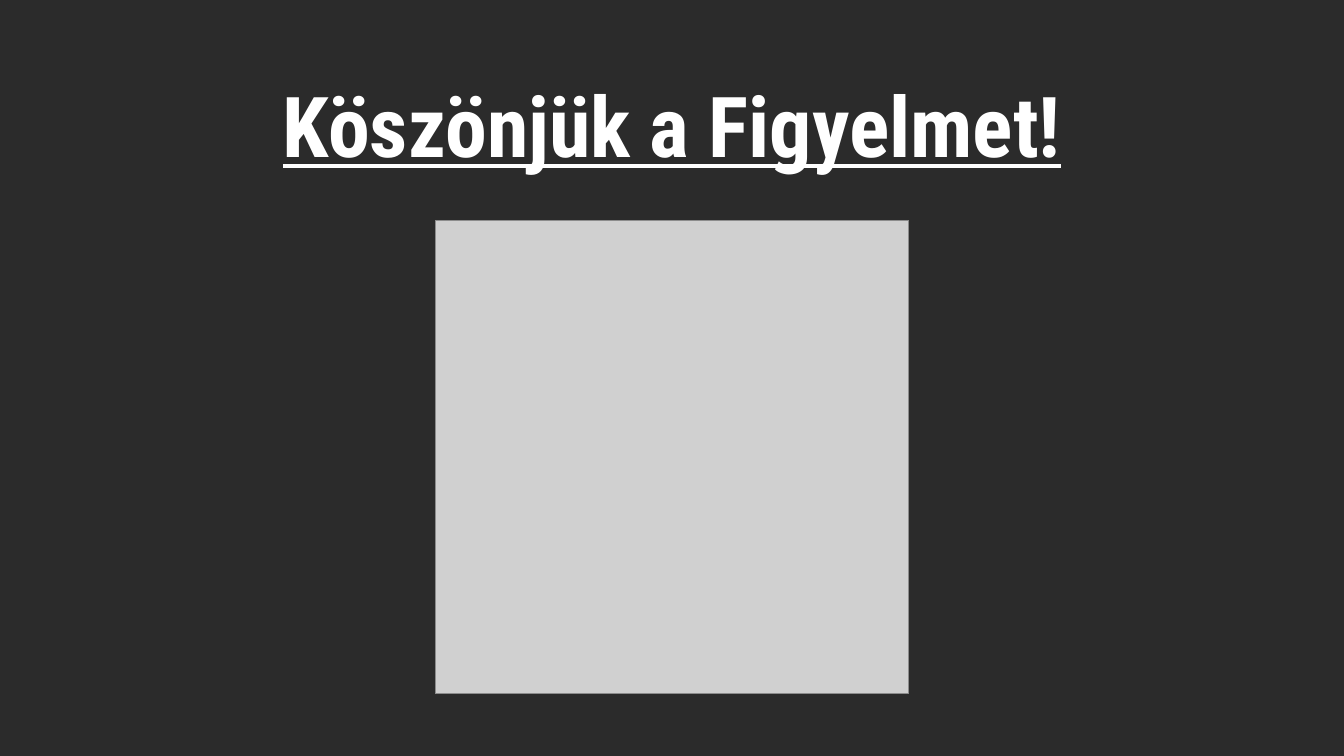
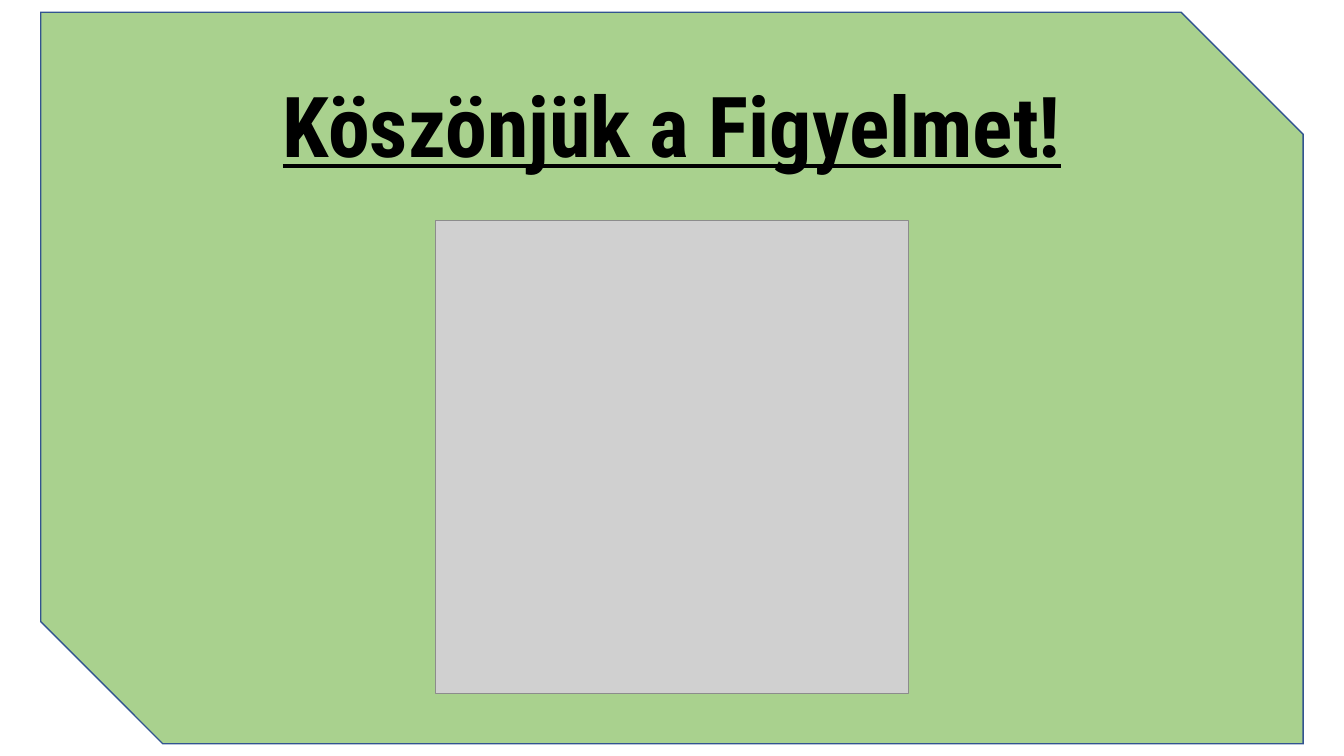
Before and after one commit to holperj/Legyen-on-is-milliomos, a slide deck: slide 4 of milliomos.pptx. Drawn at 1344x756 pixels with LibreOffice and Linux fonts; fonts in the diff are those of the drawing; grey boxes stand for pictures; background and template pictures are left out; a plain dark background stands for a picture behind light text. Boxes give left, top, right and bottom in pixels: in the first picture for what was removed or moved away, otherwise in the second. Text is boxed around its words. In the diff, an @@ line names an element or a change of style, - is before the commit and + after.

```diff
--- a/milliomos.pptx
+++ b/milliomos.pptx
@@ background picture (left out) to #FFFFFF @@
@@ snip diag rect added at box(41, 12, 1304, 744), fill #A9D18E, outline #325491 1 pt @@
@@ title "Köszönjük a Figyelmet!" at box(283, 94, 1061, 175): text colour #FFFFFF to #000000 @@
```
Also in this commit, not shown: 3 other slides changed.
